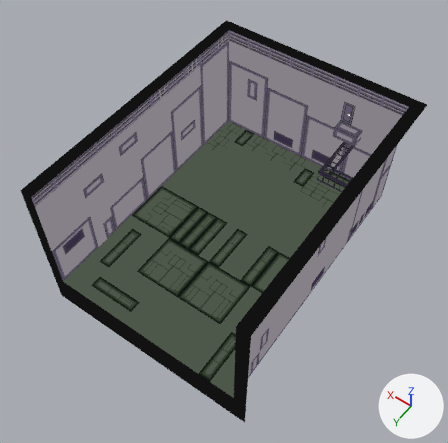
One commit to the Blender file Assets/ImportedAssets/StationAssets/YogaStudio/yogaSmodel/YogaRoom 1.blend: the scene before it, then after it.
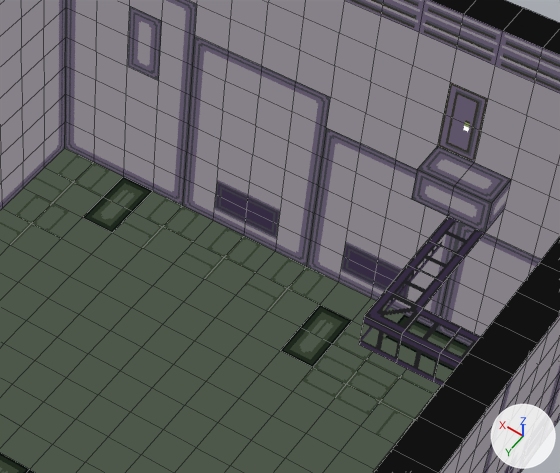
There are two pictures of each version: one whole from a camera (50 mm lens) standing at (-10.47, 9.97, 20.24) and looking at (-1.89, -2.05, 1.36), one close up on the part from 47% to 84% of the width and 17% to 49% of the height. The axes (+X, +Y, +Z) are drawn at lower right. The lights are the same throughout. The close-ups show mesh edges as thin lines.
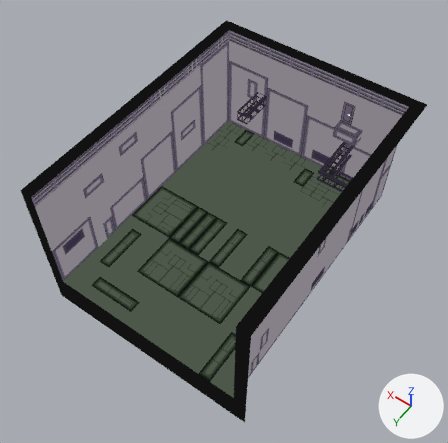
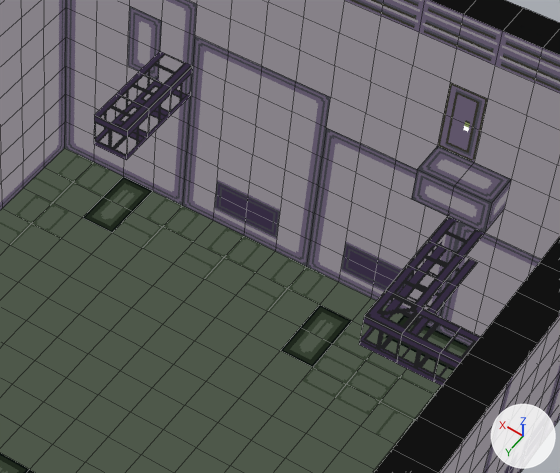
What differs and where, as boxes (x1, y1, x2, y2) in the close-ups (560 x 473 px):
part 1 of me_cube_006, added
    after: (423, 257, 478, 314)
part 2 of me_cube_006, added
    after: (94, 51, 193, 160)

What changed in the scene script:
```text
Change me_cube_006:
    used by ob_cube_004; location = (17.55, 11.97, 0.0)
    verts and faces of me_cube_006; kept vertices keep their numbers, new ones are numbered from 1183
    before: 720 (-23.49, -17.91, 2.0) at pixel (530, 393), 721 (-23.49, -17.41, 2.0) at pixel (510, 420), 873 (-21.49, -18.91, 2.0), 874 (-21.99, -17.41, 2.0) at pixel (396, 363), 880 (-21.49, -17.91, 2.0)
    before: 1162 (-21.49, -17.41, 2.0) at pixel (358, 344), 1164 (-21.49, -18.41, 2.0), 1178 (-22.99, -17.41, 2.0), 1179 (-22.49, -17.41, 2.0) at pixel (433, 381), 1181 (-21.49, -19.41, 2.0)
    remove me_cube_006.from_pydata(...)  # 1183 vertices, 1111 faces; spans x -23.99..-14.99, y -20.41..-8.91, z -1.5..5.0
    add me_cube_006.from_pydata(...)  # 1201 vertices, 1131 faces; spans x -23.99..-14.99, y -20.41..-8.91, z -1.5..5.0
    me_cube_006 part 1
    add for new, old in zip([*range(1183, 1187)], [873, 880, 1164, 1181]): verts[new] = verts[old] + (-0.5, 0.0, 0.0)
    add verts[1199] = (-22.99, -17.91, 2.0)
    add verts[1200] = (-22.49, -17.91, 2.0)
    add faces += [(1178, 1179, 1200, 1199), (720, 721, 1178, 1199), (874, 1184, 1200, 1179), (874, 1162, 880, 1184), (880, 1164, 1185, 1184), (873, 1183, 1185, 1164)]
    add faces += [(873, 1181, 1186, 1183)]
    me_cube_006 part 2
    12 vertices are added at x -17.49..-16.99, y -19.41..-18.41, z 2.0..2.5
    13 new faces join them
```
